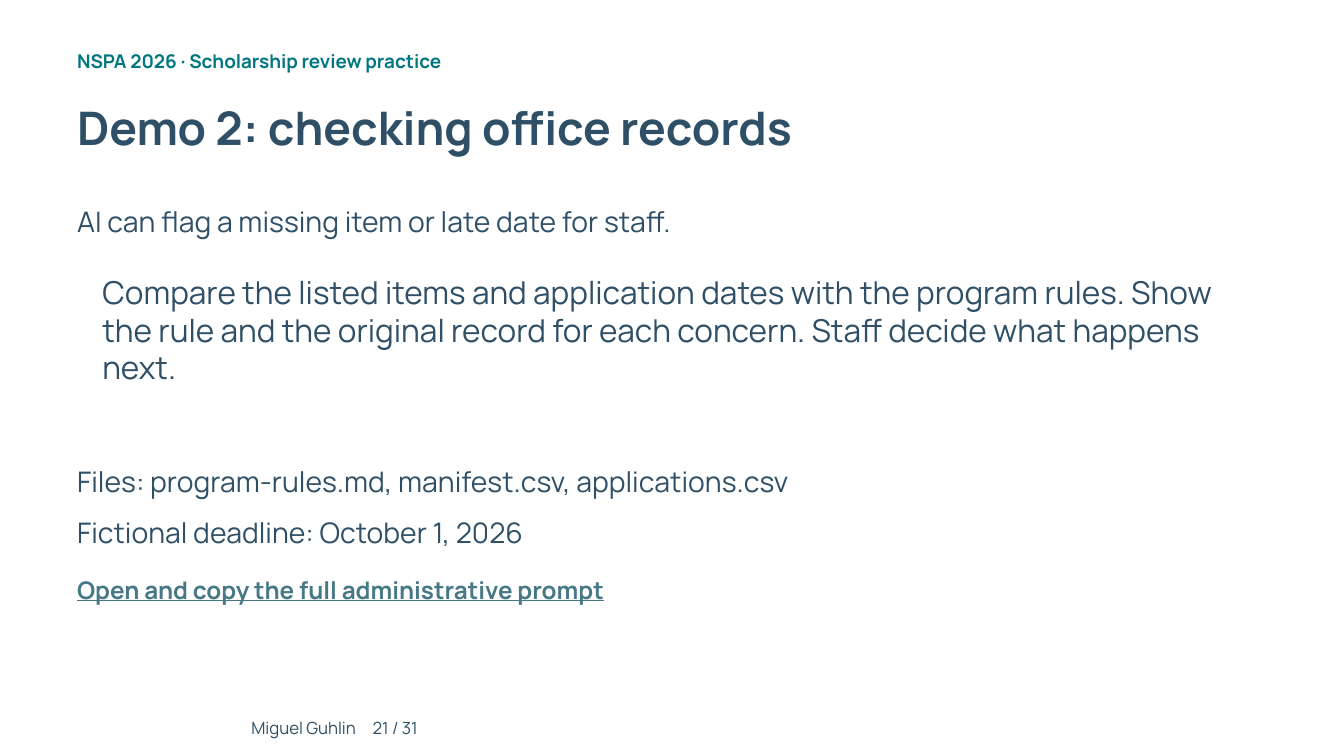
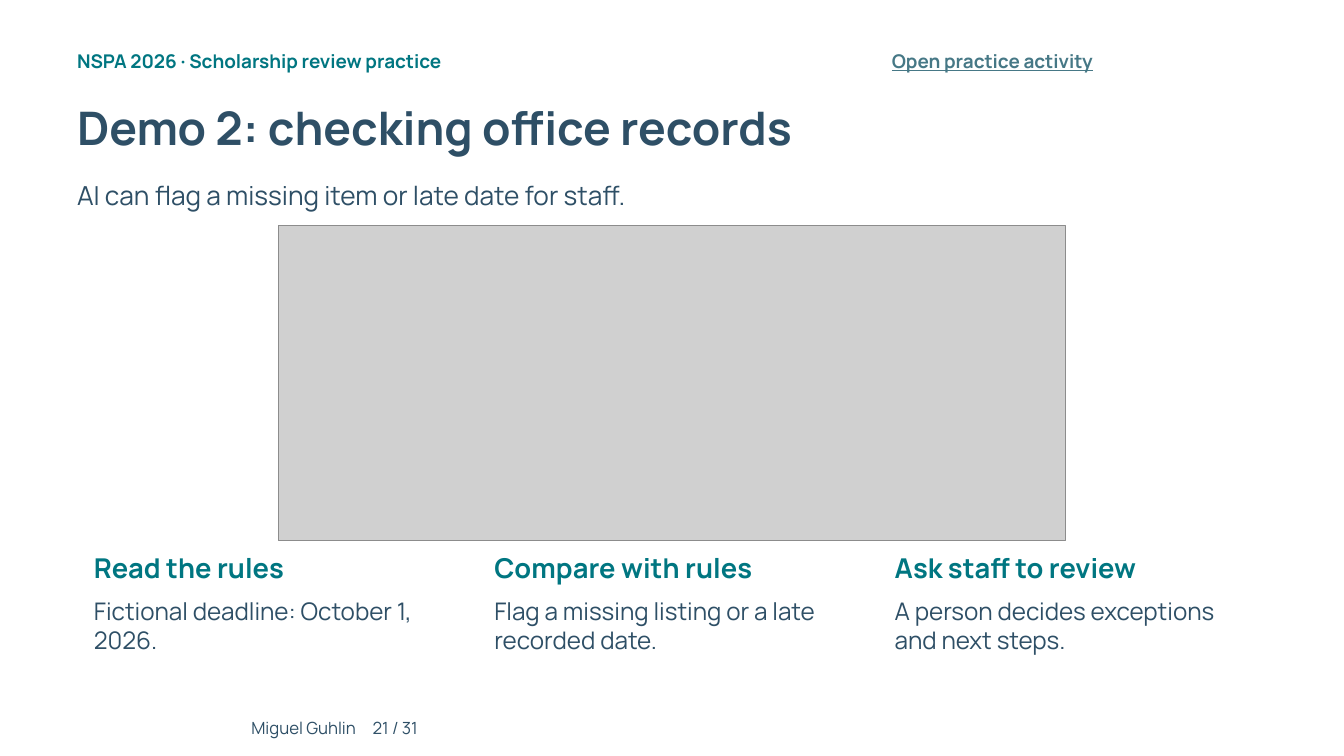
Before and after one commit to mguhlin/nspa, a slide deck: slide 21 of 2026/p/slides/ai-prompting-scholarship-review.pptx. Drawn at 1344x756 pixels with LibreOffice and Linux fonts; fonts in the diff are those of the drawing; grey boxes stand for pictures; background and template pictures are left out. Boxes give left, top, right and bottom in pixels: in the first picture for what was removed or moved away, otherwise in the second. Text is boxed around its words. In the diff, an @@ line names an element or a change of style, - is before the commit and + after.

Commit message:
Enrich prompting slides and separate assessment results from guided activities

```diff
--- a/2026/p/slides/ai-prompting-scholarship-review.pptx
+++ b/2026/p/slides/ai-prompting-scholarship-review.pptx
@@ text added at (892, 54, 1093, 73), 13.5 pt, text #467886, bold, underline @@
+Open practice activity
@@ text "AI can flag a missing ...": place and size @@
-text "AI can flag a missing ..." at (77, 211, 671, 240)
+text "AI can flag a missing ..." at (77, 185, 625, 212)
@@ text "AI can flag a missing ..." at (77, 185, 625, 212): size 20.2 to 18.8 pt @@
@@ picture added at (278, 226, 1066, 540) @@
@@ text removed at (102, 281, 1211, 380) @@
-Compare the listed items and application dates with the program rules. Show the rule and the original record for each concern. Staff decide what happens next.
@@ text removed at (77, 471, 788, 500) @@
-Files: program-rules.md, manifest.csv, applications.csv
@@ text added at (94, 558, 284, 579), 19.5 pt, text #007681, bold @@
+Read the rules
@@ text added at (494, 558, 752, 585), 19.5 pt, text #007681, bold @@
+Compare with rules
@@ text added at (895, 558, 1136, 579), 19.5 pt, text #007681, bold @@
+Ask staff to review
@@ text removed at (77, 581, 603, 605) @@
-Open and copy the full administrative prompt
@@ text at (94, 602, 412, 650): text changed; size 20.2 to 17.2 pt @@
-Fictional deadline: October 1, 2026
+Fictional deadline: October 1, 2026.
@@ text added at (494, 602, 814, 650), 17.2 pt, text #2E4F66 @@
+Flag a missing listing or a late recorded date.
@@ text added at (895, 602, 1215, 655), 17.2 pt, text #2E4F66 @@
+A person decides exceptions and next steps.
```
Also in this commit, not shown: 16 other slides changed, 1 slide added, 1 slide removed, 41 other files.
